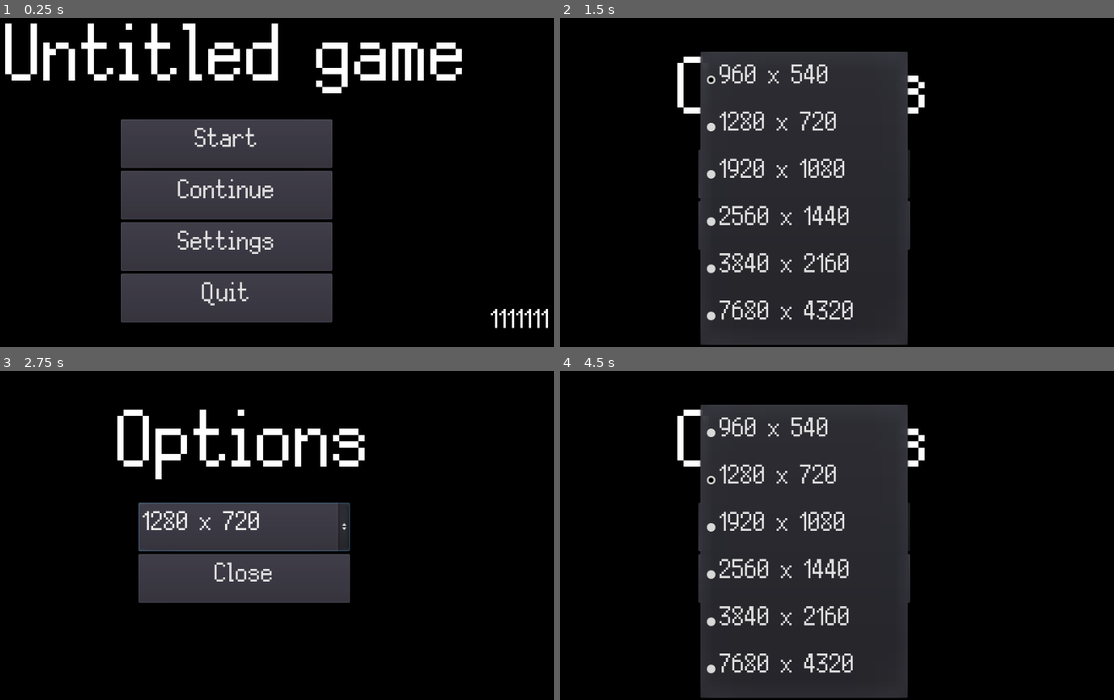
Above: before the commit, frames 1-4 (two rows, left to right).
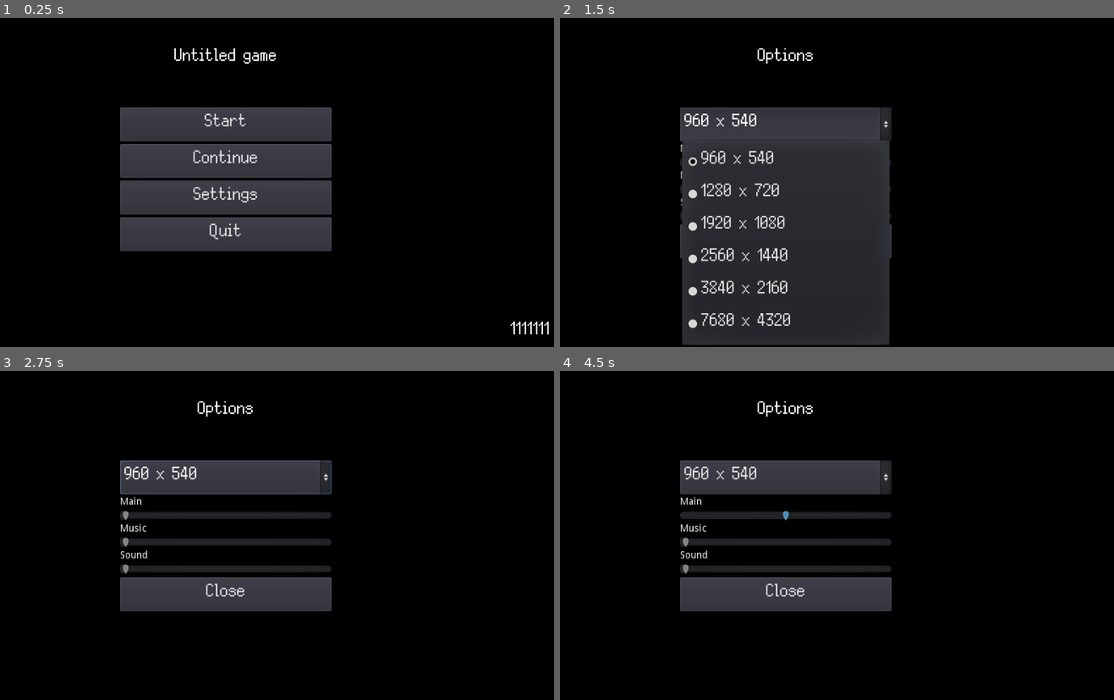
Above: after the commit, the same moments.

Repository: colinbellino/ai-and-games-2022
Game: Godot game, scene res://media/scenes/main.tscn
Same seed, same stepped clock (60 frames per second), same inputs: the game is played once before the commit and once after it.
Inputs:
- Up to frame 1 (0.25 s): no input
- Up to frame 2 (1.5 s): click "Settings" at 0.5 s; click "960 x 540" at 1.25 s
- Up to frame 3 (2.75 s): click "Start" at 2 s
- Up to frame 4 (4.5 s): click "1280 x 720" (after the commit: "960 x 540") at 2.75 s; click "Start" at 3.5 s; click "Continue" at 4.25 s

The runs differ from the first frame. In frame 1, 18% of the frame differs, in the area x 0-100%, y 1-97%; in frame 2, 16%; in frame 3, 16%; in frame 4, 28%, in the area x 21-66%, y 8-100%.

Commit message:
Add volume sliders to settings UI

Diff:
--- a/media/default_bus_layout.tres
+++ b/media/default_bus_layout.tres
@@ -1,3 +1,15 @@
 [gd_resource type="AudioBusLayout" format=2]
 
 [resource]
+bus/1/name = "Music"
+bus/1/solo = false
+bus/1/mute = false
+bus/1/bypass_fx = false
+bus/1/volume_db = 0.0
+bus/1/send = "Master"
+bus/2/name = "Sound"
+bus/2/solo = false
+bus/2/mute = false
+bus/2/bypass_fx = false
+bus/2/volume_db = 0.0
+bus/2/send = "Master"
--- a/media/fonts/silver.tres
+++ b/media/fonts/silver.tres
@@ -3,5 +3,5 @@
 [ext_resource path="res://media/fonts/silver.ttf" type="DynamicFontData" id=1]
 
 [resource]
-size = 57
+size = 38
 font_data = ExtResource( 1 )
--- a/media/scenes/SettingsUI.tscn
+++ b/media/scenes/SettingsUI.tscn
@@ -1,11 +1,10 @@
 [gd_scene load_steps=3 format=2]
 
 [ext_resource path="res://src/SettingsUI.gd" type="Script" id=1]
-[ext_resource path="res://media/title.theme" type="Theme" id=2]
+[ext_resource path="res://media/main.theme" type="Theme" id=2]
 
 [node name="Settings" type="CanvasLayer"]
 unique_name_in_owner = true
-visible = false
 follow_viewport_enable = true
 script = ExtResource( 1 )
 
@@ -16,43 +15,97 @@
 
 [node name="Title" type="Label" parent="."]
 anchor_left = 0.5
-anchor_top = 0.5
 anchor_right = 0.5
-anchor_bottom = 0.5
-margin_left = -301.0
-margin_top = -169.0
-margin_right = -82.0
-margin_bottom = -106.0
-rect_scale = Vector2( 3, 3 )
+margin_left = -109.5
+margin_top = 100.0
+margin_right = 109.5
+margin_bottom = 163.0
 theme = ExtResource( 2 )
 text = "Options"
 align = 1
 valign = 1
 
 [node name="Menu" type="VBoxContainer" parent="."]
-margin_left = 356.0
-margin_top = 260.0
-margin_right = 656.0
-margin_bottom = 477.0
+anchor_left = 0.5
+anchor_right = 0.5
+margin_left = -150.0
+margin_top = 200.0
+margin_right = 150.0
+margin_bottom = 468.0
 
 [node name="Fullscreen" type="CheckButton" parent="Menu"]
 unique_name_in_owner = true
 margin_right = 300.0
-margin_bottom = 71.0
+margin_bottom = 50.0
 theme = ExtResource( 2 )
 text = "Fullscreen"
 
 [node name="Resolution" type="OptionButton" parent="Menu"]
 unique_name_in_owner = true
-margin_top = 75.0
+margin_top = 54.0
 margin_right = 300.0
-margin_bottom = 144.0
+margin_bottom = 102.0
 theme = ExtResource( 2 )
+text = "Resolution"
+
+[node name="Control" type="VBoxContainer" parent="Menu"]
+margin_top = 106.0
+margin_right = 300.0
+margin_bottom = 140.0
+
+[node name="Label" type="Label" parent="Menu/Control"]
+margin_right = 300.0
+margin_bottom = 14.0
+text = "Main"
+
+[node name="VolumeMain" type="HSlider" parent="Menu/Control"]
+unique_name_in_owner = true
+margin_top = 18.0
+margin_right = 300.0
+margin_bottom = 34.0
+max_value = 1.0
+step = 0.1
+
+[node name="Control2" type="VBoxContainer" parent="Menu"]
+margin_top = 144.0
+margin_right = 300.0
+margin_bottom = 178.0
+
+[node name="Label" type="Label" parent="Menu/Control2"]
+margin_right = 300.0
+margin_bottom = 14.0
+text = "Music"
+
+[node name="VolumeMusic" type="HSlider" parent="Menu/Control2"]
+unique_name_in_owner = true
+margin_top = 18.0
+margin_right = 300.0
+margin_bottom = 34.0
+max_value = 1.0
+step = 0.1
+
+[node name="Control3" type="VBoxContainer" parent="Menu"]
+margin_top = 182.0
+margin_right = 300.0
+margin_bottom = 216.0
+
+[node name="Label" type="Label" parent="Menu/Control3"]
+margin_right = 300.0
+margin_bottom = 14.0
+text = "Sound"
+
+[node name="VolumeSound" type="HSlider" parent="Menu/Control3"]
+unique_name_in_owner = true
+margin_top = 18.0
+margin_right = 300.0
+margin_bottom = 34.0
+max_value = 1.0
+step = 0.1
 
 [node name="Close" type="Button" parent="Menu"]
 unique_name_in_owner = true
-margin_top = 148.0
+margin_top = 220.0
 margin_right = 300.0
-margin_bottom = 217.0
+margin_bottom = 268.0
 theme = ExtResource( 2 )
 text = "Close"
--- a/media/scenes/TitleUI.tscn
+++ b/media/scenes/TitleUI.tscn
@@ -1,7 +1,7 @@
 [gd_scene load_steps=3 format=2]
 
 [ext_resource path="res://src/TitleUI.gd" type="Script" id=1]
-[ext_resource path="res://media/title.theme" type="Theme" id=2]
+[ext_resource path="res://media/main.theme" type="Theme" id=2]
 
 [node name="TitleUI" type="CanvasLayer"]
 unique_name_in_owner = true
@@ -15,14 +15,11 @@
 
 [node name="Title" type="Label" parent="."]
 anchor_left = 0.5
-anchor_top = 0.5
 anchor_right = 0.5
-anchor_bottom = 0.5
-margin_left = -313.0
-margin_top = -216.0
-margin_right = -94.0
-margin_bottom = -153.0
-rect_scale = Vector2( 3, 3 )
+margin_left = -109.5
+margin_top = 100.0
+margin_right = 109.5
+margin_bottom = 163.0
 theme = ExtResource( 2 )
 text = "Untitled game"
 align = 1
@@ -42,38 +39,40 @@
 valign = 2
 
 [node name="Menu" type="VBoxContainer" parent="."]
-margin_left = 331.0
-margin_top = 217.0
-margin_right = 631.0
-margin_bottom = 432.0
+anchor_left = 0.5
+anchor_right = 0.5
+margin_left = -150.0
+margin_top = 200.0
+margin_right = 150.0
+margin_bottom = 415.0
 
 [node name="Start" type="Button" parent="Menu"]
 unique_name_in_owner = true
 margin_right = 300.0
-margin_bottom = 69.0
+margin_bottom = 48.0
 theme = ExtResource( 2 )
 text = "Start"
 
 [node name="Continue" type="Button" parent="Menu"]
 unique_name_in_owner = true
-margin_top = 73.0
+margin_top = 52.0
 margin_right = 300.0
-margin_bottom = 142.0
+margin_bottom = 100.0
 theme = ExtResource( 2 )
 text = "Continue"
 
 [node name="Settings" type="Button" parent="Menu"]
 unique_name_in_owner = true
-margin_top = 146.0
+margin_top = 104.0
 margin_right = 300.0
-margin_bottom = 215.0
+margin_bottom = 152.0
 theme = ExtResource( 2 )
 text = "Settings"
 
 [node name="Quit" type="Button" parent="Menu"]
 unique_name_in_owner = true
-margin_top = 219.0
+margin_top = 156.0
 margin_right = 300.0
-margin_bottom = 288.0
+margin_bottom = 204.0
 theme = ExtResource( 2 )
 text = "Quit"
--- a/media/scenes/main.tscn
+++ b/media/scenes/main.tscn
@@ -10,8 +10,9 @@
 [node name="TitleUI" parent="." instance=ExtResource( 2 )]
 
 [node name="SettingsUI" parent="." instance=ExtResource( 4 )]
-visible = true
 
 [node name="SoundPlayer" type="AudioStreamPlayer" parent="."]
+bus = "Sound"
 
 [node name="MusicPlayer" type="AudioStreamPlayer" parent="."]
+bus = "Music"
--- a/project.godot
+++ b/project.godot
@@ -48,6 +48,10 @@
 config/description="Hello!"
 run/main_scene="res://media/scenes/main.tscn"
 config/icon="res://media/art/icon.png"
+
+[audio]
+
+default_bus_layout="res://media/default_bus_layout.tres"
 
 [autoload]
 
--- a/src/Game.gd
+++ b/src/Game.gd
@@ -3,6 +3,9 @@
 func _ready():
     # Init stuff here
     Globals.settings = Save.read_settings()
+    Globals.bus_main = AudioServer.get_bus_index("Master")
+    Globals.bus_music = AudioServer.get_bus_index("Music")
+    Globals.bus_sound = AudioServer.get_bus_index("Sound")
     Globals.ui_title = get_node("%TitleUI")
     Globals.ui_settings = get_node("%SettingsUI")
     Globals.version = load_version()
@@ -19,6 +22,7 @@
     _result = Globals.ui_title.button_quit.connect("pressed", self, "button_quit_pressed")
 
     # Start the title
+    yield(get_tree(), "idle_frame") # Wait for next frame before initializing the UI
     Globals.ui_title.open(Globals.version)
 
 func _process(_delta: float):
@@ -26,15 +30,12 @@
         quit_game()
 
 func button_start_pressed() -> void:
-    print("[GAME] button_start_pressed")
     Globals.ui_title.close()
 
 func button_continue_pressed() -> void:
-    print("[GAME] button_start_pressed")
     Globals.ui_title.close()
 
 func button_settings_pressed() -> void:
-    print("[GAME] button_settings_pressed")
     Globals.ui_settings.open()
 
 func quit_game() -> void:
--- a/src/GameSettings.gd
+++ b/src/GameSettings.gd
@@ -2,3 +2,6 @@
 
 export var window_fullscreen : bool
 export var resolution_index : int
+export var volume_main : float
+export var volume_music : float
+export var volume_sound : float
--- a/src/Globals.gd
+++ b/src/Globals.gd
@@ -13,9 +13,12 @@
     ["7680 x 4320", Vector2(7680, 4320)],
 ]
 
-var version : String = "9999999"
+var settings : GameSettings
+var version : String = "0000000"
 var can_fullscreen : bool
-var settings : GameSettings
+var bus_main : int
+var bus_music : int
+var bus_sound : int
 
 # Resources
 onready var sounds : Dictionary = {
@@ -39,3 +42,10 @@
     OS.window_size = resolutions[resolution_index][1]
     get_viewport().set_size_override(true, resolutions[resolution_index][1])
     get_viewport().set_size_override_stretch(true)
+
+func get_linear_db(bus_index: int) -> float:
+    return db2linear(AudioServer.get_bus_volume_db(bus_index))
+
+func set_linear_db(bus_index: int, linear_db: float) -> void:
+    linear_db = clamp(linear_db, 0.0, 1.0)
+    AudioServer.set_bus_volume_db(bus_index, linear2db(linear_db))
--- a/src/SettingsUI.gd
+++ b/src/SettingsUI.gd
@@ -3,15 +3,24 @@
 var button_fullscreen: CheckButton
 var button_resolution: OptionButton
 var button_close: Button
+var slider_volume_main : Slider
+var slider_volume_music : Slider
+var slider_volume_sound : Slider
 
 func _ready() -> void:
     button_fullscreen = get_node("%Fullscreen")
     button_resolution = get_node("%Resolution")
     button_close = get_node("%Close")
+    slider_volume_main = get_node("%VolumeMain")
+    slider_volume_music = get_node("%VolumeMusic")
+    slider_volume_sound = get_node("%VolumeSound")
 
     var _result = button_fullscreen.connect("pressed", self, "button_fullscreen_pressed")
     _result = button_resolution.connect("item_selected", self, "button_resolution_item_selected")
     _result = button_close.connect("pressed", self, "button_close_pressed")
+    _result = slider_volume_main.connect("value_changed", self, "slider_volume_main_changed")
+    _result = slider_volume_music.connect("value_changed", self, "slider_volume_music_changed")
+    _result = slider_volume_sound.connect("value_changed", self, "slider_volume_sound_changed")
 
     close()
 
@@ -25,6 +34,10 @@
         button_resolution.add_item(item[0])
     button_resolution.selected = Globals.settings.resolution_index
 
+    slider_volume_main.value = Globals.settings.volume_main
+    slider_volume_music.value = Globals.settings.volume_music
+    slider_volume_sound.value = Globals.settings.volume_sound
+
     visible = true
 
 func close() -> void:
@@ -33,12 +46,26 @@
 func button_fullscreen_pressed() -> void:
     Globals.settings.window_fullscreen = !Globals.settings.window_fullscreen
     Globals.set_fullscreen(Globals.settings.window_fullscreen)
-    Save.write_settings(Globals.settings)
 
 func button_resolution_item_selected(resolution_index: int) -> void:
     Globals.settings.resolution_index = resolution_index
     Globals.set_resolution(Globals.settings.resolution_index)
-    Save.write_settings(Globals.settings)
 
 func button_close_pressed() -> void:
+    Save.write_settings(Globals.settings)
     close()
+
+func slider_volume_main_changed(value: float) -> void:
+    Globals.settings.volume_main = value
+    Globals.set_linear_db(Globals.bus_main, Globals.settings.volume_main)
+    # print("bus_main: ", [Globals.get_linear_db(Globals.bus_main), AudioServer.get_bus_volume_db(Globals.bus_main)])
+
+func slider_volume_music_changed(value: float) -> void:
+    Globals.settings.volume_music = value
+    Globals.set_linear_db(Globals.bus_music, Globals.settings.volume_music)
+    # print("bus_music: ", [Globals.get_linear_db(Globals.bus_music), AudioServer.get_bus_volume_db(Globals.bus_music)])
+
+func slider_volume_sound_changed(value: float) -> void:
+    Globals.settings.volume_sound = value
+    Globals.set_linear_db(Globals.bus_sound, Globals.settings.volume_sound)
+    # print("bus_sound: ", [Globals.get_linear_db(Globals.bus_sound), AudioServer.get_bus_volume_db(Globals.bus_sound)])
--- a/src/TitleUI.gd
+++ b/src/TitleUI.gd
@@ -13,9 +13,11 @@
     button_settings = get_node("%Settings")
     button_quit = get_node("%Quit")
 
+    close()
+
 func open(version: String) -> void:
+    version_label.text = version
     visible = true
-    version_label.text = version
 
 func close() -> void:
     visible = false
Binary file added: media/main.theme
Binary file removed: media/title.theme
